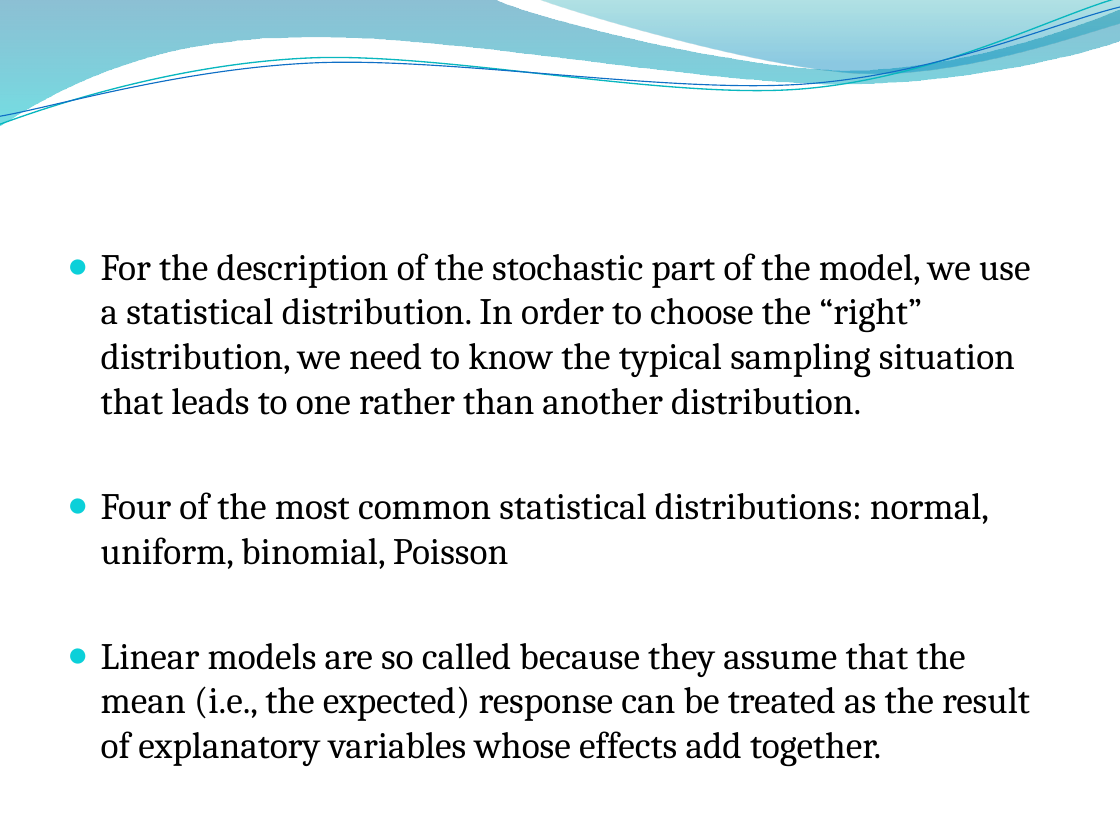
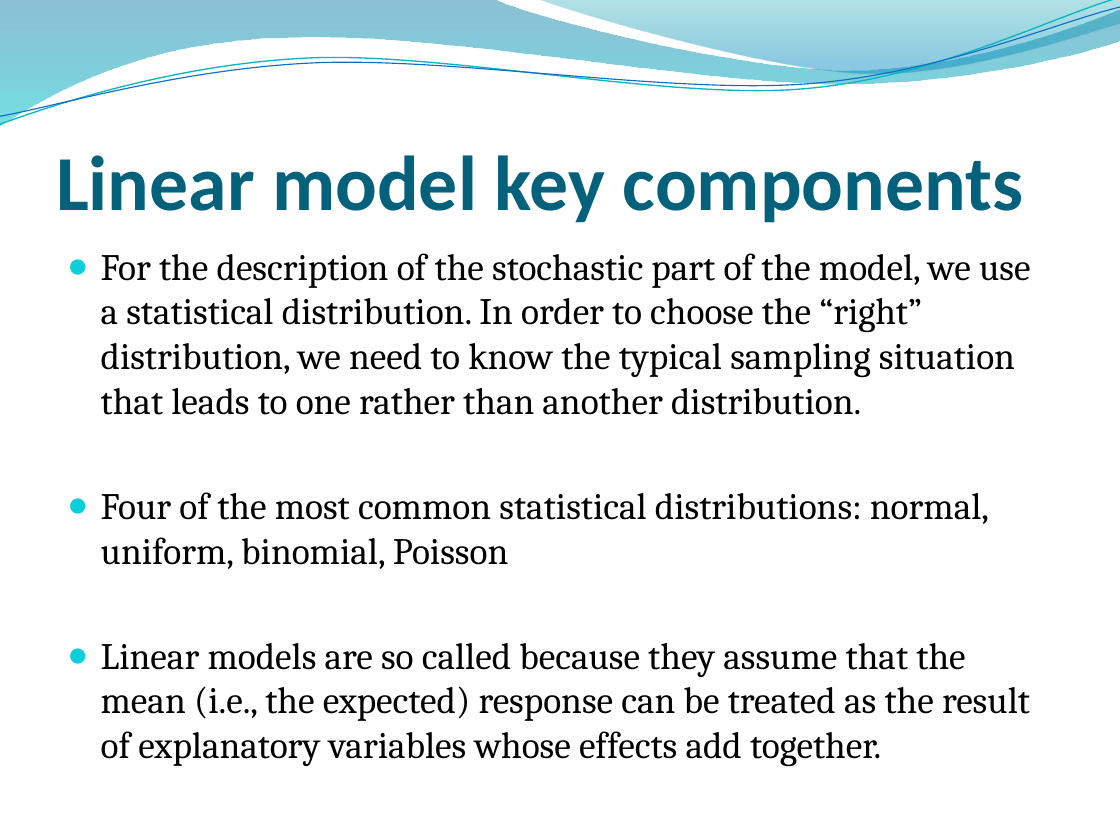
Before and after one commit to ricschuster/R_Workshop_Vienna_2018_02, a slide deck: slide 3 of ppts/Topic 3 Key Components of (Generalized) Linear Models.pptx. Drawn at 1120x840 pixels with LibreOffice and Linux fonts; fonts in the diff are those of the drawing; background and template pictures are left out. Boxes give left, top, right and bottom in pixels: in the first picture for what was removed or moved away, otherwise in the second. Text is boxed around its words. In the diff, an @@ line names an element or a change of style, - is before the commit and + after.

```diff
--- a/ppts/Topic 3 Key Components of (Generalized) Linear Models.pptx
+++ b/ppts/Topic 3 Key Components of (Generalized) Linear Models.pptx
@@ title added at (56,155,1023,223), 50 pt, text #04617B, bold @@
+Linear model key components
```
Also in this commit, not shown: 40 other slides changed.
